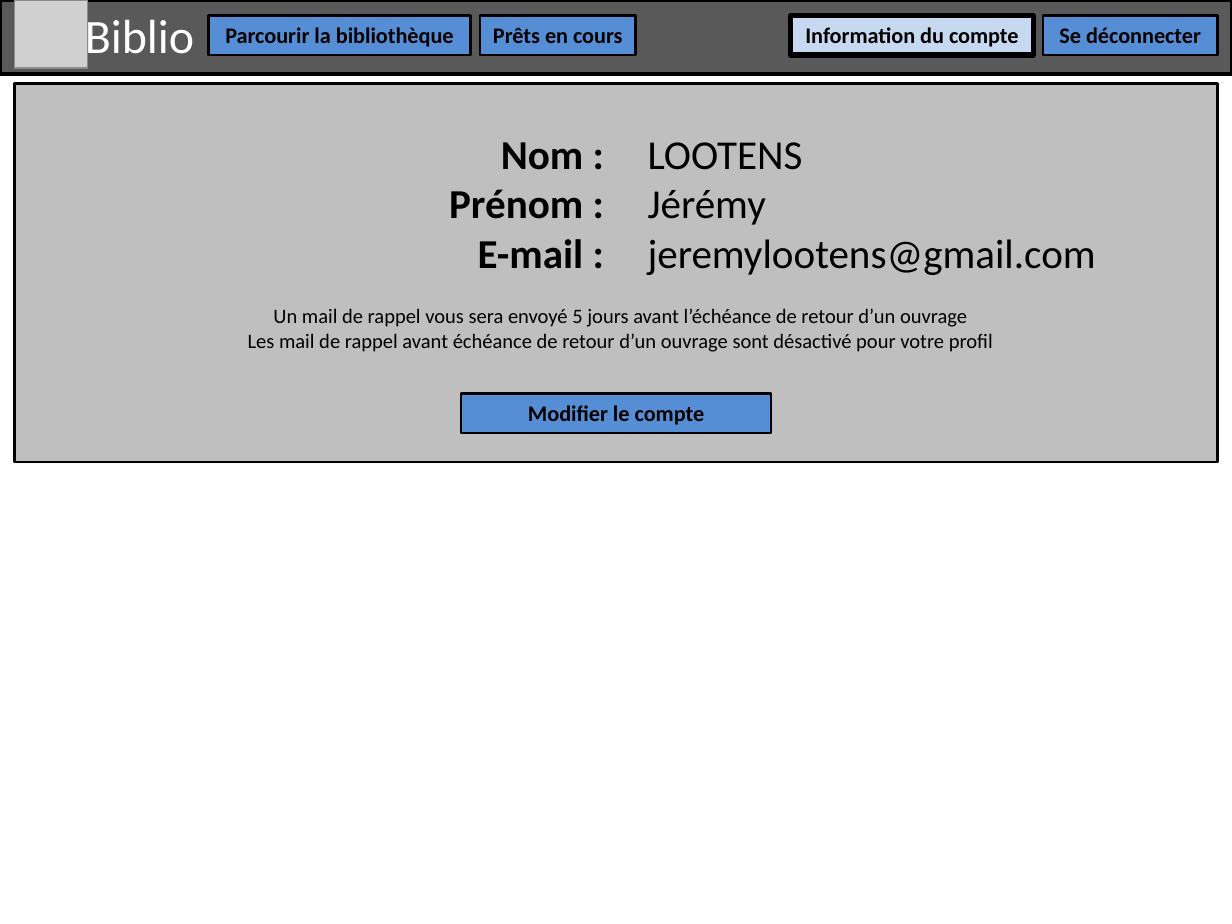
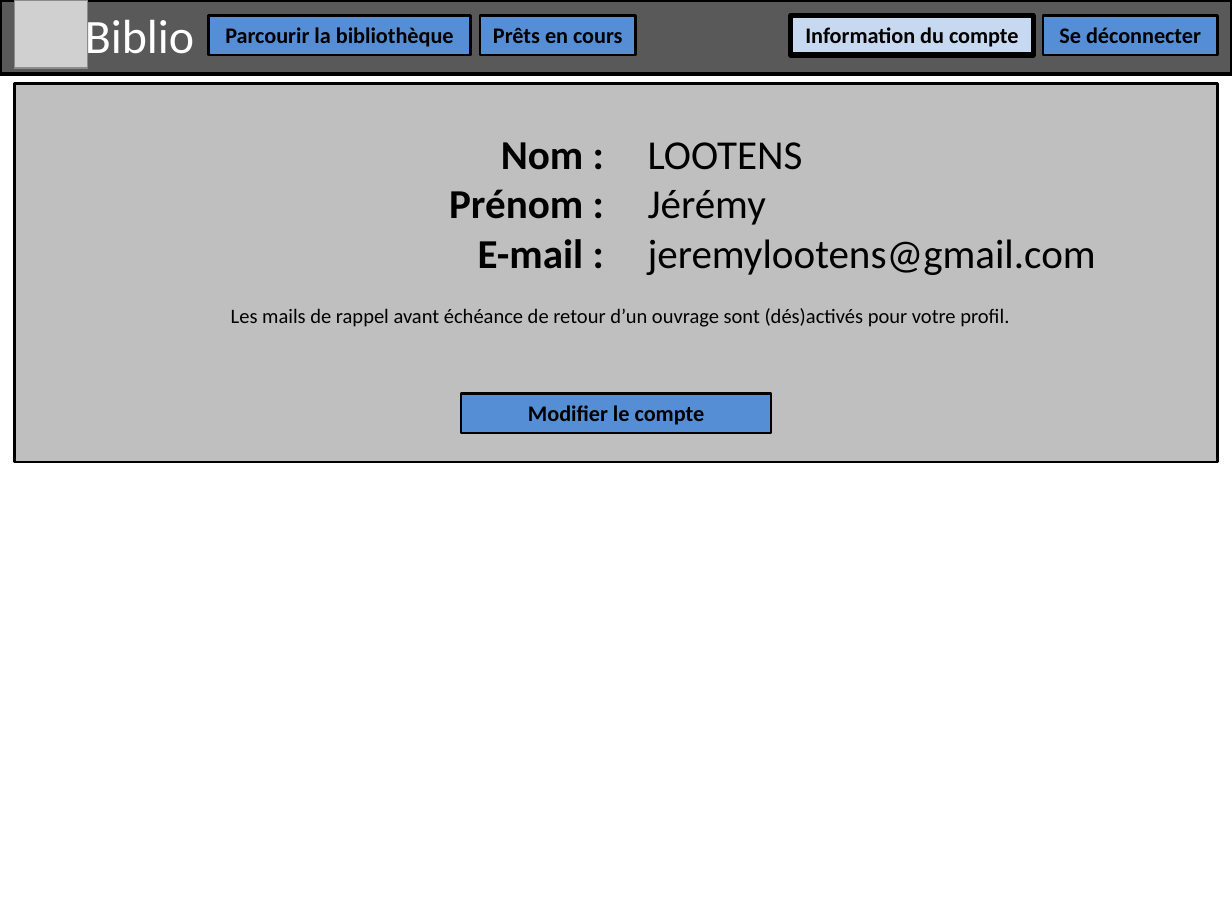
Before and after one commit to MisterSatch59/Projet7, a slide deck: slide 7 of analyse/Wireframes.pptx. Drawn at 1232x924 pixels with LibreOffice and Linux fonts; fonts in the diff are those of the drawing; grey boxes stand for pictures. Boxes give left, top, right and bottom in pixels: in the first picture for what was removed or moved away, otherwise in the second. Text is boxed around its words. In the diff, an @@ line names an element or a change of style, - is before the commit and + after.

```diff
--- a/analyse/Wireframes.pptx
+++ b/analyse/Wireframes.pptx
@@ text at [231, 308, 1009, 327]: text changed @@
-Un mail de rappel vous sera envoyé 5 jours avant l’échéance de retour d’un ouvrage
-Les mail de rappel avant échéance de retour d’un ouvrage sont désactivé pour votre profil
+Les mails de rappel avant échéance de retour d’un ouvrage sont (dés)activés pour votre profil.
```
Also in this commit, not shown: 18 other files.
